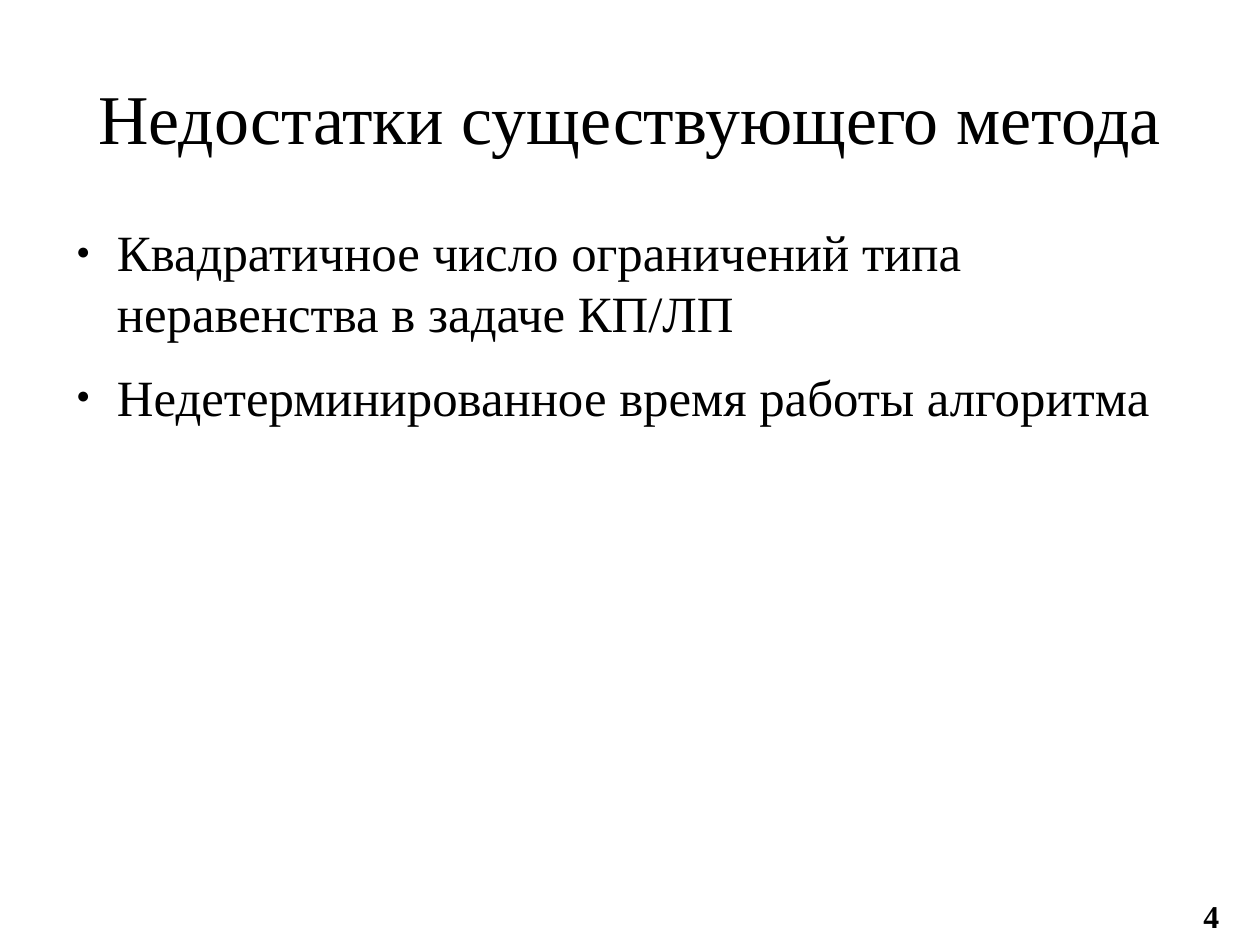
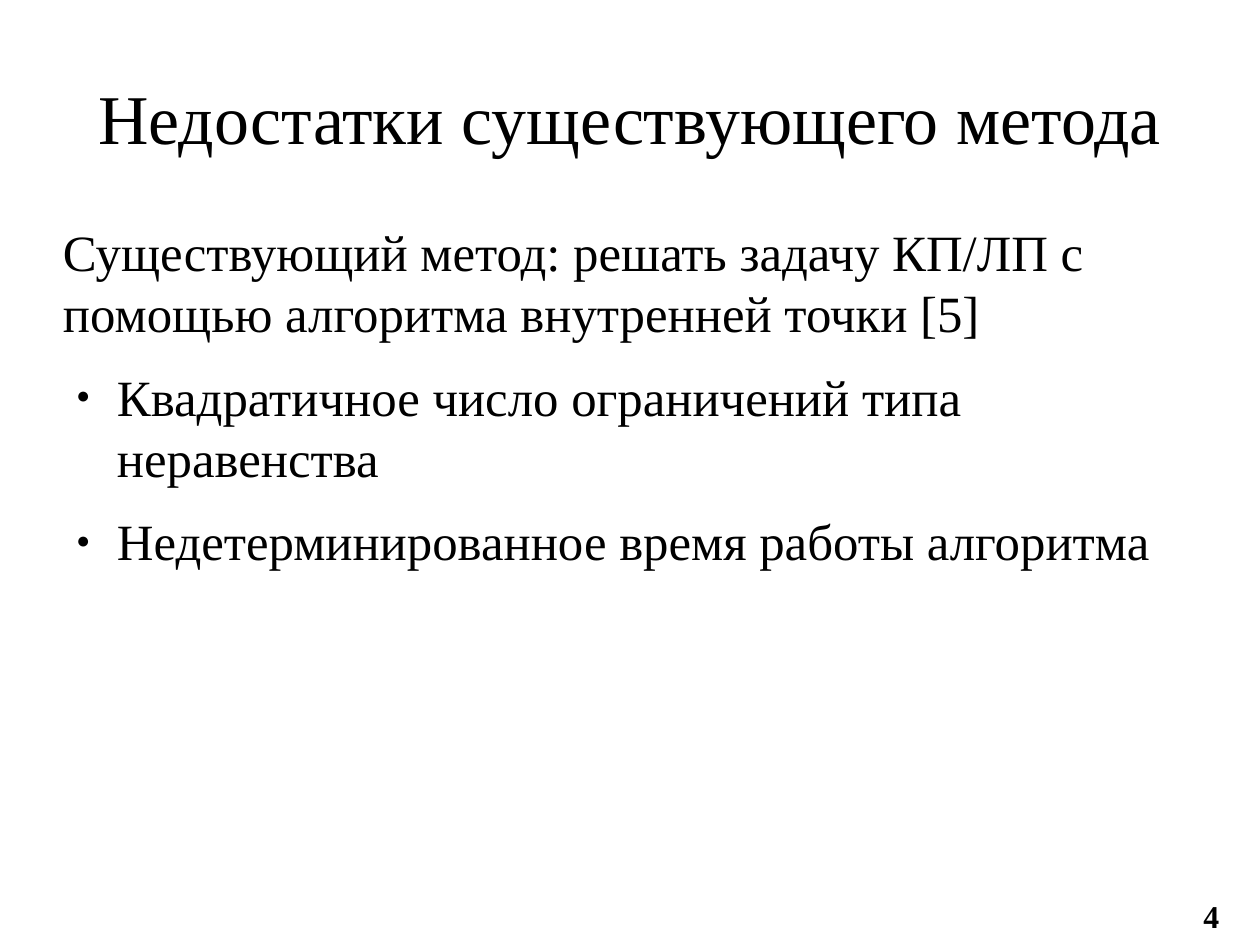
Before and after one commit to ilya-palachev/polyhedra-correction-library, a slide deck: slide 4 of Documentation/i.palachev/Thesis/LomonosovReadings2017/presentation-palachev.odp. Drawn at 1260x945 pixels with LibreOffice and Linux fonts; fonts in the diff are those of the drawing. Boxes give left, top, right and bottom in pixels: in the first picture for what was removed or moved away, otherwise in the second. Text is boxed around its words. In the diff, an @@ line names an element or a change of style, - is before the commit and + after.

```diff
--- a/Documentation/i.palachev/Thesis/LomonosovReadings2017/presentation-palachev.odp
+++ b/Documentation/i.palachev/Thesis/LomonosovReadings2017/presentation-palachev.odp
@@ text at <box>63,236,1084,487</box>: text changed @@
-● Квадратичное число ограничений типа неравенства в задаче КП/ЛП
+Существующий метод: решать задачу КП/ЛП с помощью алгоритма внутренней точки [5]
+● Квадратичное число ограничений типа неравенства
```
Also in this commit, not shown: 3 other slides changed.
